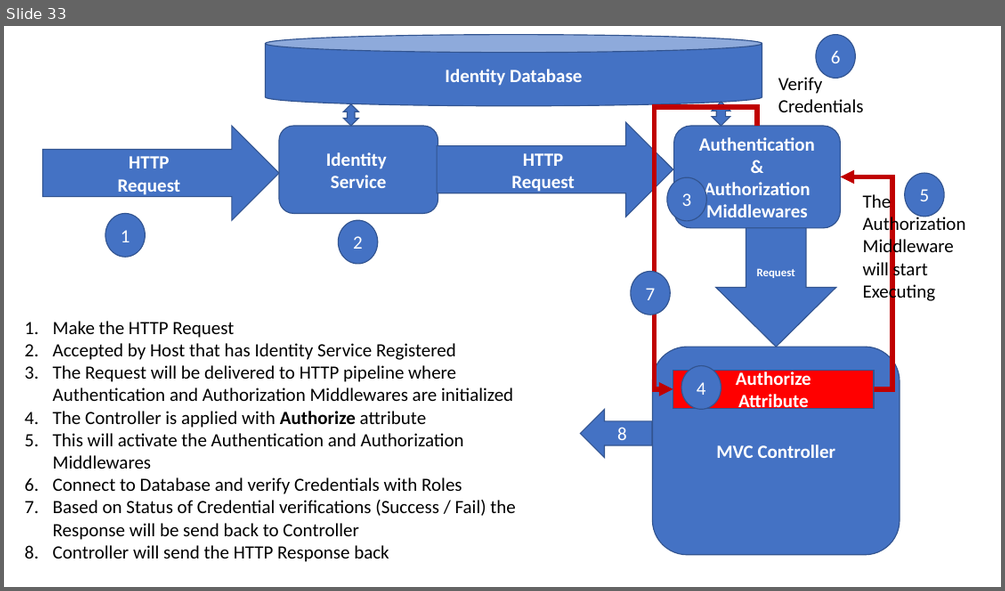
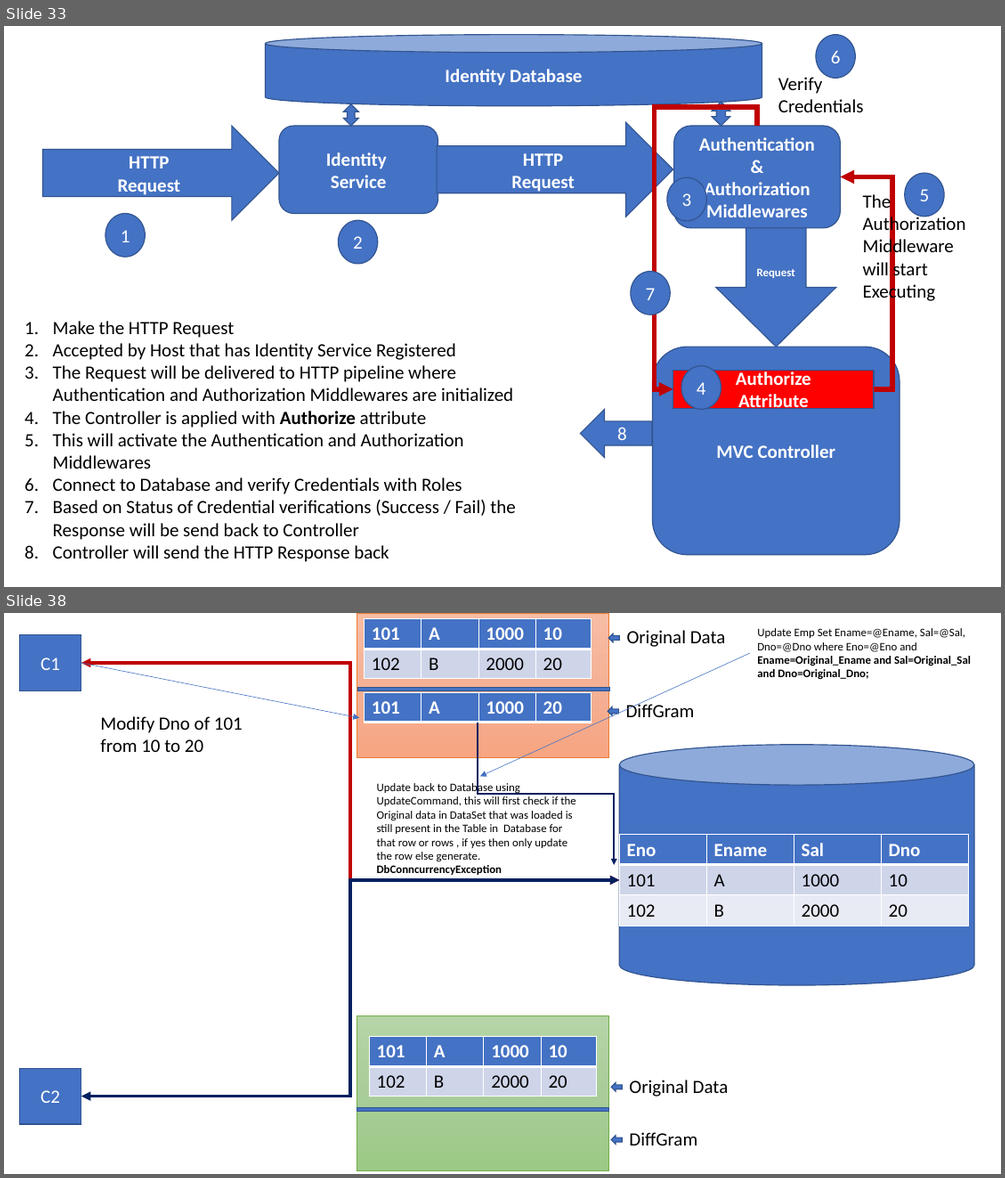
Before and after one commit to maheshsabnis/mbaspnetcore, a slide deck: mbaspnetcore6/MB_Training_Images.pptx. Shown one above the other, each under a label of ours: slide 33 before the commit, slides 33 and 38 after it; the slides between them are not shown. The pictures are 1005x591 and 1005x1178 pixels, drawn with LibreOffice and Linux fonts; fonts in the diff are those of the drawing. Boxes give left, top, right and bottom in pixels: in the first picture for what was removed or moved away, otherwise in the second. Text is boxed around its words. In the diff, an @@ line names an element or a change of style, - is before the commit and + after.

```diff
--- a/mbaspnetcore6/MB_Training_Images.pptx
+++ b/mbaspnetcore6/MB_Training_Images.pptx
@@ slide 38 added at (4, 613, 1001, 1174), background #FFFFFF @@
@@ rectangle added at (20, 634, 81, 690), fill #4472C4, outline #325491 1 pt, 18 pt, text #FFFFFF @@
+C1
@@ rectangle added at (357, 613, 609, 757), fill gradient #F7BDA5 to #F5B196 to #F8A582, outline #ED7D31 0.5 pt @@
@@ table added at (364, 619, 592, 679), 2 rows, 4 columns @@
+101 | A | 1000 | 10
+102 | B | 2000 | 20
@@ left arrow added at (609, 634, 619, 642), fill #4472C4, outline #325491 1 pt @@
@@ text added at (627, 630, 726, 647), 18 pt, text #000000 @@
+Original Data
@@ text added at (757, 628, 971, 679), 11 pt, text #000000, bold @@
+Update Emp Set Ename=@Ename, Sal=@Sal, Dno=@Dno where Eno=@Eno and Ename=Original_Ename and Sal=Original_Sal and Dno=Original_Dno;
@@ elbow double arrow added from (81, 663) to (619, 880), #C00000 3 pt @@
@@ arrow added from (81, 663) to (359, 718), #4472C4 0.5 pt @@
@@ arrow added from (751, 653) to (480, 776), #4472C4 0.5 pt @@
@@ rectangle added at (358, 687, 610, 690), fill #4472C4, outline #325491 1 pt @@
@@ table added at (364, 692, 592, 722), 1 rows, 4 columns @@
+101 | A | 1000 | 20
@@ text added at (100, 716, 243, 752), 18 pt, text #000000 @@
+Modify Dno of 101 from 10 to 20
@@ left arrow added at (607, 707, 618, 715), fill #4472C4, outline #325491 1 pt @@
@@ text added at (626, 701, 695, 717), 18 pt, text #000000 @@
+DiffGram
@@ elbow arrow added from (477, 722) to (615, 865), #002060 1.5 pt @@
@@ cylinder added at (619, 745, 975, 985), fill #4472C4, outline #325491 1 pt @@
@@ text added at (377, 781, 575, 875), 11 pt, text #000000 @@
+Update back to Database using UpdateCommand, this will first check if the Original data in DataSet that was loaded is still present in the Table in Database for that row or rows , if yes then only update the row else generate. DbConncurrencyException
@@ table added at (619, 835, 970, 925), 3 rows, 4 columns @@
+Eno | Ename | Sal | Dno
+101 | A | 1000 | 10
+102 | B | 2000 | 20
@@ elbow double arrow added from (81, 1096) to (619, 880), #002060 3 pt @@
@@ rectangle added at (357, 1015, 609, 1170), fill gradient #B5D5A7 to #AACE9A to #9CC987, outline #70AD47 0.5 pt @@
@@ table added at (370, 1037, 598, 1096), 2 rows, 4 columns @@
+101 | A | 1000 | 10
+102 | B | 2000 | 20
@@ rectangle added at (20, 1069, 81, 1125), fill #4472C4, outline #325491 1 pt, 18 pt, text #FFFFFF @@
+C2
@@ left arrow added at (611, 1083, 622, 1091), fill #4472C4, outline #325491 1 pt @@
@@ text added at (629, 1079, 728, 1096), 18 pt, text #000000 @@
+Original Data
@@ rectangle added at (357, 1107, 609, 1111), fill #4472C4, outline #325491 1 pt @@
@@ left arrow added at (611, 1135, 622, 1143), fill #4472C4, outline #325491 1 pt @@
@@ text added at (629, 1132, 697, 1145), 18 pt, text #000000 @@
+DiffGram
```
Also in this commit, not shown: 4 other slides added.
